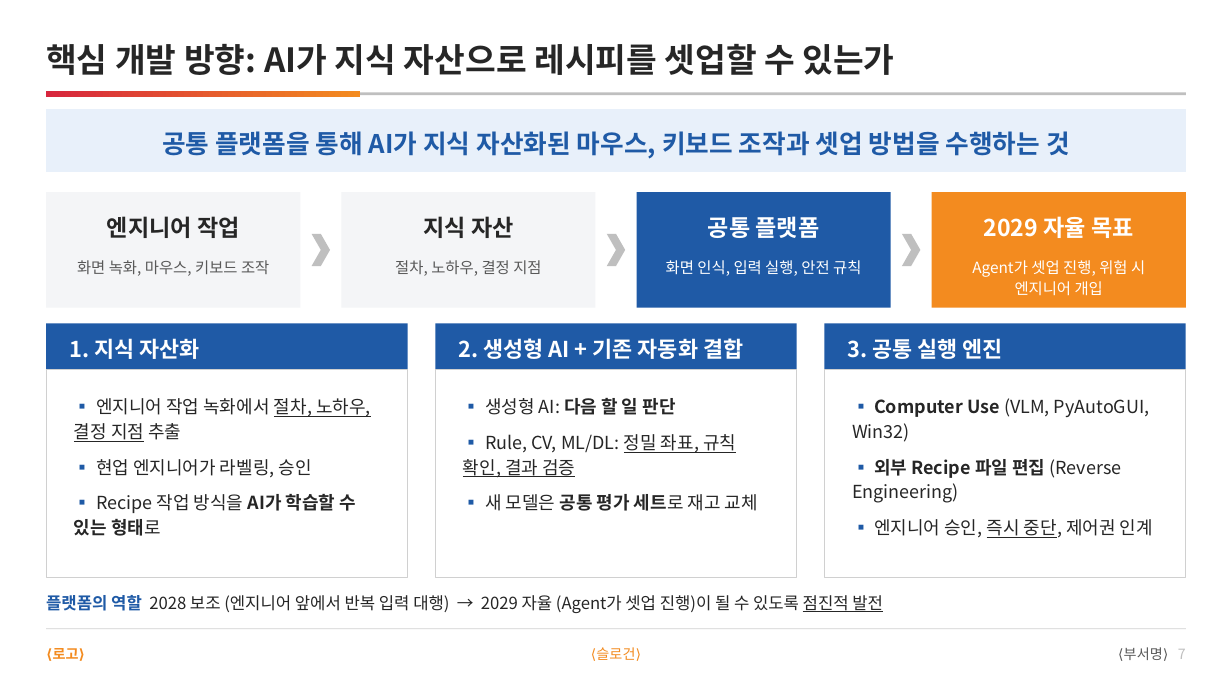
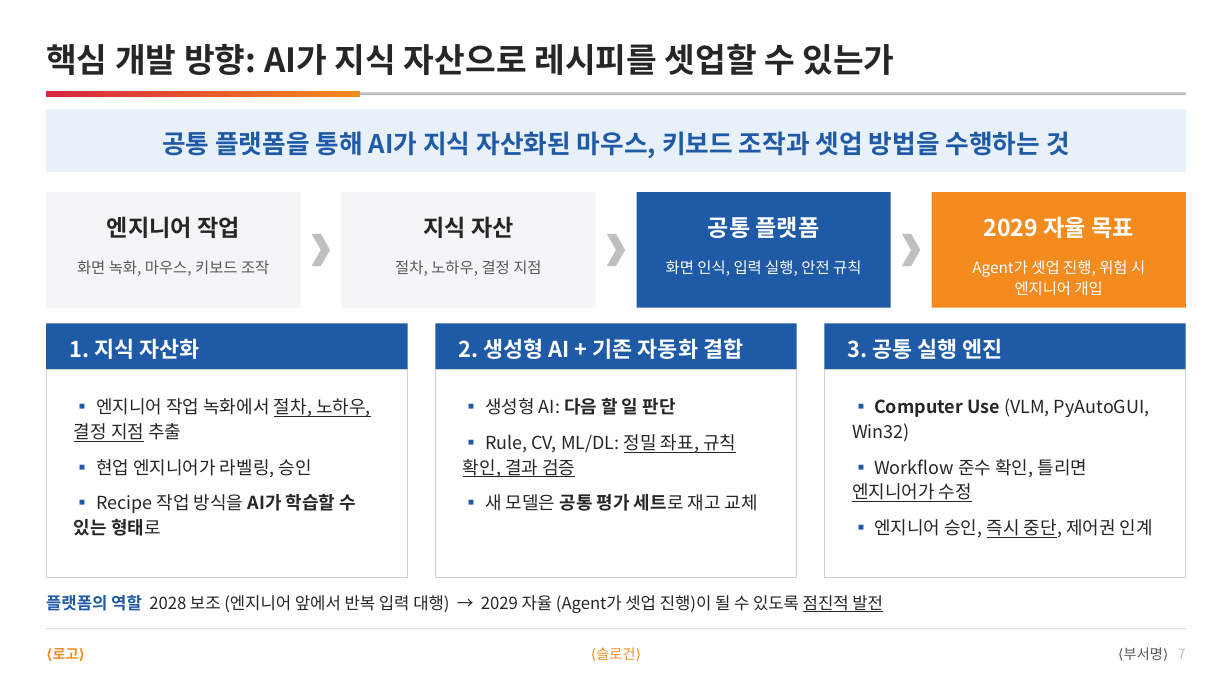
Before and after one commit to DarrenKoi/pm_notes, a slide deck: slide 7 of my-task/arc-tf/deliverables/arc-tf-proposal.pptx. Drawn at 1232x693 pixels with LibreOffice and Linux fonts; fonts in the diff are those of the drawing. Boxes give left, top, right and bottom in pixels: in the first picture for what was removed or moved away, otherwise in the second. Text is boxed around its words. In the diff, an @@ line names an element or a change of style, - is before the commit and + after.

```diff
--- a/my-task/arc-tf/deliverables/arc-tf-proposal.pptx
+++ b/my-task/arc-tf/deliverables/arc-tf-proposal.pptx
@@ text at (x1=852, y1=459, x2=1088, y2=502): text changed @@
-▪ 외부 Recipe 파일 편집 (Reverse Engineering)
+▪ Workflow 준수 확인, 틀리면 엔지니어가 수정
```
Also in this commit, not shown: 2 other slides changed, 9 other files.
